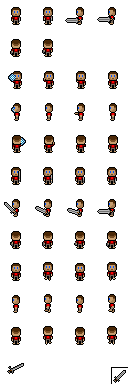
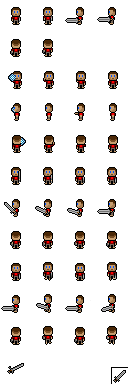
Comparing the layer stacks of the two 128 × 384 images. Changes:
painted on "Sword" over [1, 181, 117, 343]
